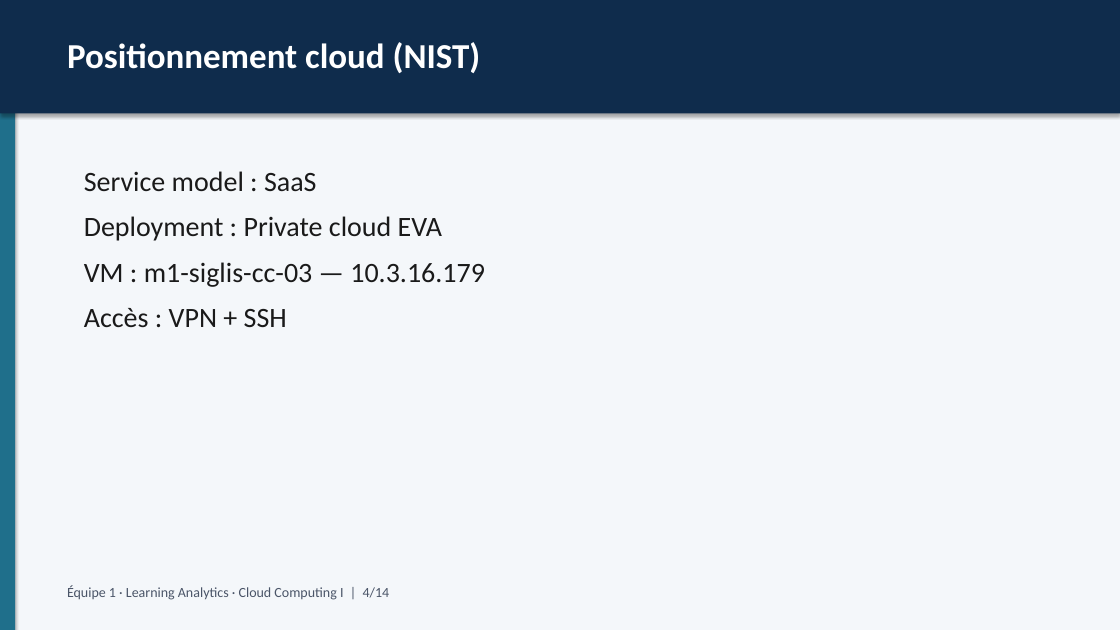
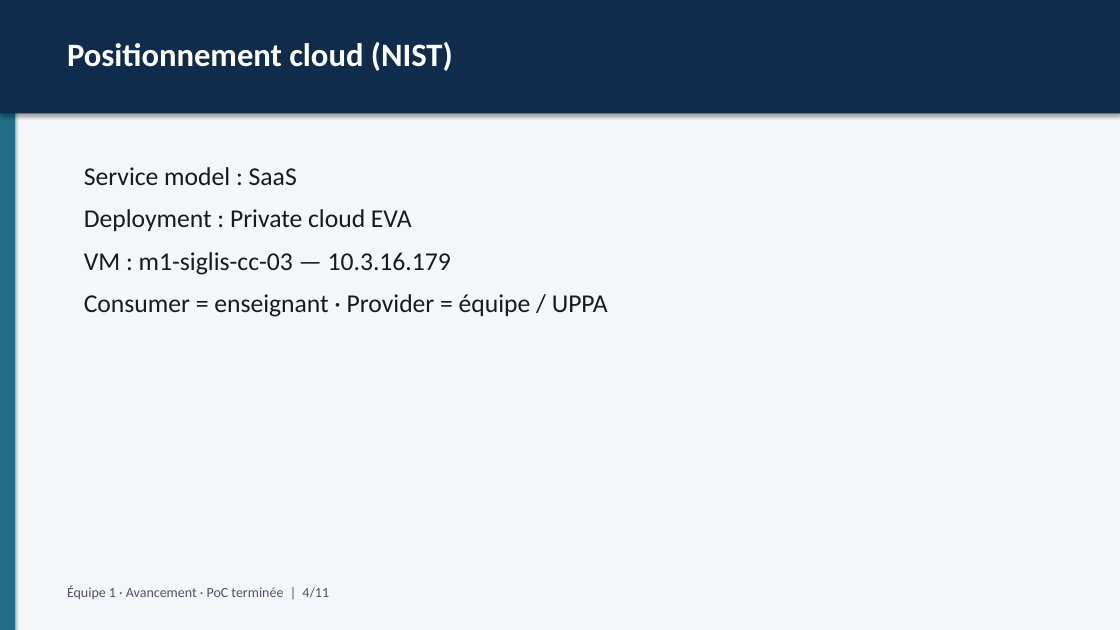
Before and after one commit to galaxie44/learning-analytics-educational-processes, a slide deck: slide 5 of docs/livrables/Presentation-Learning-Analytics.pptx. Drawn at 1120x630 pixels with LibreOffice and Linux fonts; fonts in the diff are those of the drawing. Boxes give left, top, right and bottom in pixels: in the first picture for what was removed or moved away, otherwise in the second. Text is boxed around its words. In the diff, an @@ line names an element or a change of style, - is before the commit and + after.

Commit message:
Add complete avancement presentation (PoC finished narrative).

```diff
--- a/docs/livrables/Presentation-Learning-Analytics.pptx
+++ b/docs/livrables/Presentation-Learning-Analytics.pptx
@@ text "Positionnement cloud (NIST)" at [67, 42, 453, 71]: size 30 to 28 pt @@
@@ text at [84, 167, 451, 275]: size 24 to 22 pt in "Service model : SaaS", "Deployment : Private cloud EVA", "VM : m1-siglis-cc-03 — 10.3.16.179" @@
@@ text at [84, 294, 608, 317]: text changed; size 24 to 22 pt @@
-Accès : VPN + SSH
+Consumer = enseignant · Provider = équipe / UPPA
@@ text at [67, 585, 329, 599]: text changed @@
-Équipe 1 · Learning Analytics · Cloud Computing I | 4/14
+Équipe 1 · Avancement · PoC terminée | 4/11
```
Also in this commit, not shown: 5 other slides changed, 6 slides added, 9 slides removed, 3 other files.
